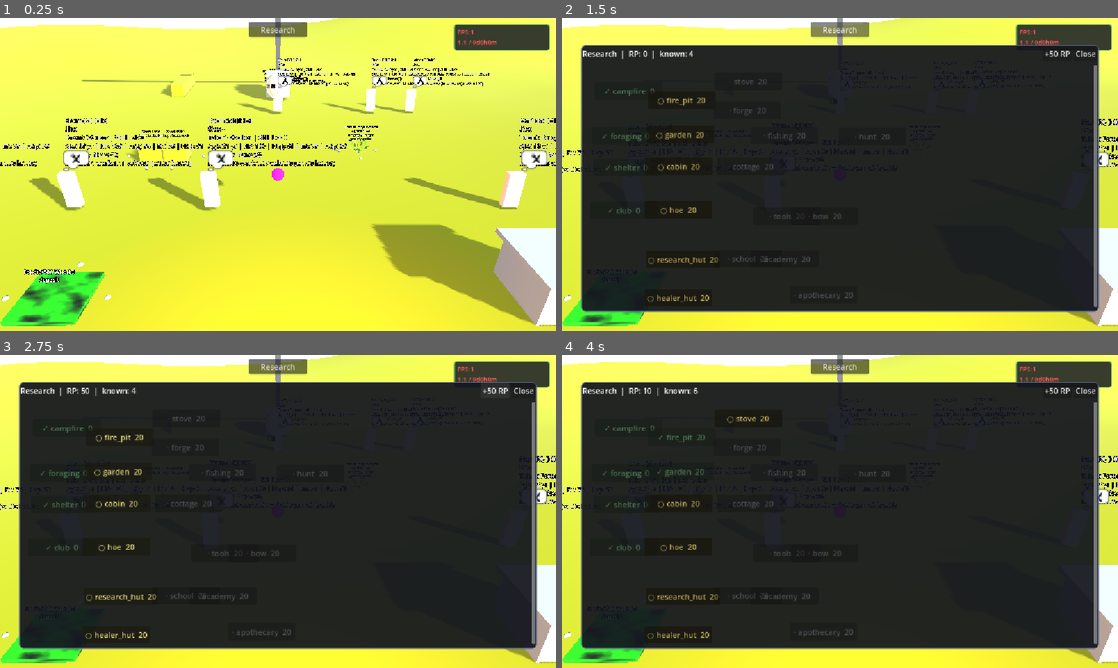
Above: before the commit, frames 1-4 (two rows, left to right).
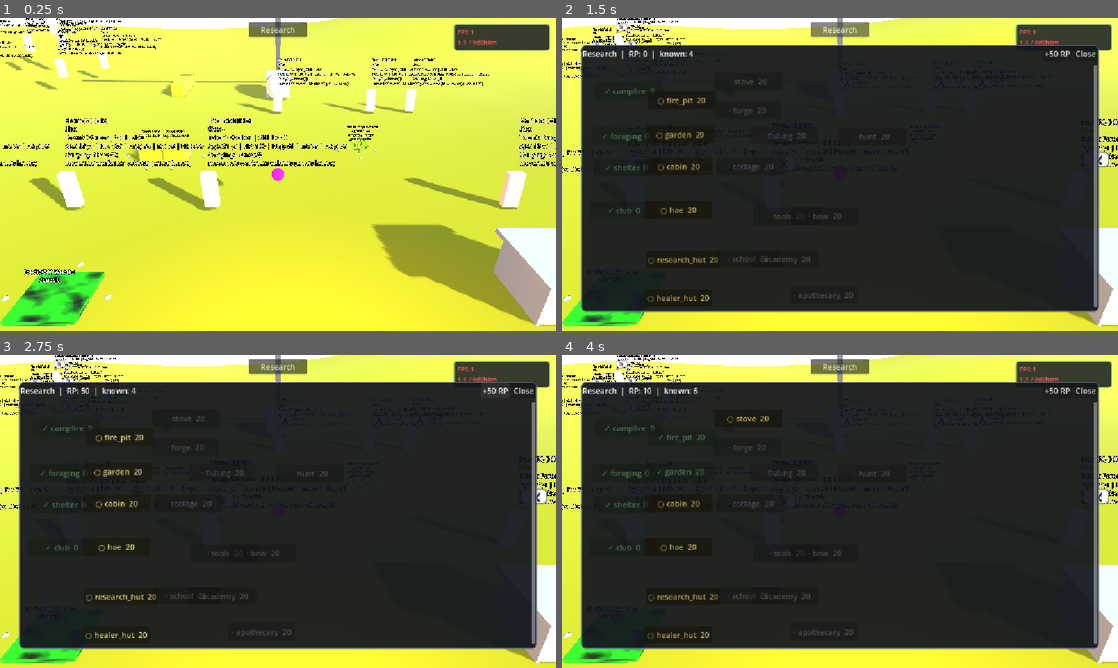
Above: after the commit, the same moments.

Repository: snowydad/Tribe
Game: Godot game, scene res://src/main/main.tscn
Two runs of this game, one before a commit and one after it. Both use one fixed random seed, a clock stepped at 60 frames per second and the inputs below. The project has no main scene, so this scene is started directly.
Inputs (mouse positions are in pixels of both pictures, inside the frame that each line leads up to):
- Up to frame 1 (0.25 s): no input
- Up to frame 2 (1.5 s): tap Enter at 0.5 s; move the mouse to (962, 158) at 0.52 s; hold D 0.53-1.25 s; tap 0 at 0.6 s; click (962, 158) at 0.67 s; click "Research" at 1.25 s
- Up to frame 3 (2.75 s): click "+50 RP" at 2 s
- Up to frame 4 (4 s): click "○ fire_pit 20" at 2.75 s; click "○ garden 20" at 3.5 s

The runs differ from the first frame. In frame 1, 2.4% of the frame differs, in the area x 0-99%, y 0-49%; in frame 2, 0.6%; in frame 3, 0.6%; in frame 4, 0.6%.

Commit message:
Optimization

Diff:
--- a/src/characters/CharacterNavigation.gd
+++ b/src/characters/CharacterNavigation.gd
@@ -1,7 +1,7 @@
 # ==============================================================================
 # CharacterNavigation.gd — HOW: path / stuck / face / RVO
 # WHAT — Decision / Task / character.start_* → go_to
-# ОБНОВЛЕНО: 2026-10-17 — extract from character.gd (94a09ca + Nav fix)
+# ОБНОВЛЕНО: 2026-10-24 — no per-frame get_path (FPS night vs day)
 # ==============================================================================
 extends Node
 class_name CharacterNavigation
@@ -78,7 +78,6 @@
 		_last_pos_xz = Vector2(host.global_position.x, host.global_position.z)
 	if agent:
 		agent.target_position = world_pos
-		call_deferred("refresh_path")
 		refresh_path()
 
 
@@ -103,9 +102,8 @@
 	var pos_xz := Vector2(current_pos.x, current_pos.z)
 	var dist_to_final: float = pos_xz.distance_to(Vector2(goal.x, goal.z))
 
-	# agent path + debug
-	agent.target_position = goal
-	var _agent_next: Vector3 = agent.get_next_path_position()
+	# НЕ каждый кадр target_position / get_path — это убивало FPS при 30 ходящих
+	# path уже в _nav_path; repath только stuck / refresh_path / go_to
 
 	if dist_to_final <= arrival_distance:
 		_stop_h(delta)
@@ -169,12 +167,8 @@
 	else:
 		_stuck_t = 0.0
 
-	var agent_path: PackedVector3Array = agent.get_current_navigation_path()
-	if not agent_path.is_empty():
-		if _nav_path.is_empty() or agent_path.size() != _nav_path.size():
-			_nav_path = agent_path
-			_nav_path_i = mini(_nav_path_i, maxi(_nav_path.size() - 1, 0))
-	elif _nav_path.is_empty():
+	# path только если пусто (редко)
+	if _nav_path.is_empty():
 		refresh_path()
 
 	var aim: Vector3 = goal
--- a/src/characters/character.gd
+++ b/src/characters/character.gd
@@ -43,6 +43,9 @@
 const ThoughtBubbleScene = preload("res://src/ui/thought_bubble.tscn")
 var _thought_ui: Node3D = null
 var _th_hunger_thr: float = 50.0
+var _th_world_cache_t: float = 0.0
+var _th_has_campfire: bool = false
+var _th_has_unbuilt_shelter: bool = false
 var _th_cfg_loaded: bool = false
 
 var _current_target_pos: Vector3 = Vector3.ZERO
@@ -319,7 +322,7 @@
 	_update_animation()
 	# DevLabel не каждый кадр — меньше аллокаций строк (важно при нескольких персах)
 	_dev_ui_timer += delta
-	if _dev_ui_timer >= 0.2:
+	if _dev_ui_timer >= 0.5:
 		_dev_ui_timer = 0.0
 		_update_dev_ui()
 		_update_thought_bubble()
@@ -505,18 +508,22 @@
 		_stop_horizontal_movement(delta)
 
 
-## Идущий толкает стоящего / более медленного
+## Идущий толкает стоящего. O(n²) → stagger 3 кадра, без move_and_slide на other
 func _push_peers(delta: float) -> void:
 	if current_state == State.DEAD or current_state == State.CARRIED or is_being_dragged:
 		return
 	if not is_on_floor():
 		return
+	# 30 персов × каждый кадр × n = смерть FPS
+	if (Engine.get_physics_frames() + int(get_instance_id())) % 3 != 0:
+		return
 	var my_spd := Vector2(velocity.x, velocity.z).length()
 	if my_spd < push_min_speed:
-		return  # стою — не толкаю
+		return
 	var tree := get_tree()
 	if tree == null:
 		return
+	var r2: float = push_radius * push_radius
 	for n in tree.get_nodes_in_group("character"):
 		if n == self or not is_instance_valid(n):
 			continue
@@ -527,25 +534,27 @@
 			continue
 		if "is_being_dragged" in other and other.is_being_dragged:
 			continue
-		var offset: Vector3 = other.global_position - global_position
-		offset.y = 0.0
-		var dist: float = offset.length()
-		if dist > push_radius or dist < 0.001:
+		var ox: float = other.global_position.x - global_position.x
+		var oz: float = other.global_position.z - global_position.z
+		var d2: float = ox * ox + oz * oz
+		if d2 > r2 or d2 < 0.000001:
 			continue
 		var other_spd := Vector2(other.velocity.x, other.velocity.z).length()
 		if other_spd >= my_spd * 0.95:
 			continue
-		var dir: Vector3 = offset / dist
+		var dist: float = sqrt(d2)
+		var dir_x: float = ox / dist
+		var dir_z: float = oz / dist
 		var w: float = 1.0 - (dist / push_radius)
-		var impulse: float = push_strength * w * my_spd * delta * 10.0
+		var impulse: float = push_strength * w * my_spd * delta * 10.0 * 3.0  # *3 из-за stagger
 		if other_spd < 0.05:
 			impulse *= 1.5
-		other.velocity.x += dir.x * impulse
-		other.velocity.z += dir.z * impulse
+		other.velocity.x += dir_x * impulse
+		other.velocity.z += dir_z * impulse
 		other.set("_pushed_t", 0.5)
-		other.move_and_slide()
-		velocity.x -= dir.x * impulse * 0.15
-		velocity.z -= dir.z * impulse * 0.15
+		# НЕ move_and_slide(other) — их physics сам сдвинет
+		velocity.x -= dir_x * impulse * 0.15
+		velocity.z -= dir_z * impulse * 0.15
 
 
 func _safe_rotate_towards(target_node, delta: float) -> void:
@@ -1855,13 +1864,8 @@
 
 
 func _has_campfire() -> bool:
-	var tree := get_tree()
-	if tree == null:
-		return false
-	for n in tree.get_nodes_in_group("campfire"):
-		if is_instance_valid(n):
-			return true
-	return false
+	_refresh_thought_world_cache()
+	return _th_has_campfire
 
 
 func _needs_campfire_thought() -> bool:
@@ -1884,17 +1888,34 @@
 
 
 func _has_unbuilt_shelter() -> bool:
+	_refresh_thought_world_cache()
+	return _th_has_unbuilt_shelter
+
+
+func _refresh_thought_world_cache() -> void:
+	# раз в 1с на перса, не каждый thought-tick
+	var now: float = Time.get_ticks_msec() * 0.001
+	if now - _th_world_cache_t < 1.0 and _th_world_cache_t > 0.0:
+		return
+	_th_world_cache_t = now
+	_th_has_campfire = false
+	_th_has_unbuilt_shelter = false
 	var tree := get_tree()
 	if tree == null:
-		return false
+		return
+	for n in tree.get_nodes_in_group("campfire"):
+		if is_instance_valid(n):
+			_th_has_campfire = true
+			break
 	for n in tree.get_nodes_in_group("shelter"):
 		if not is_instance_valid(n):
 			continue
 		if "is_built" in n and not bool(n.is_built):
-			return true
+			_th_has_unbuilt_shelter = true
+			break
 		if n.has_method("needs_wood") and bool(n.needs_wood()):
-			return true
-	return false
+			_th_has_unbuilt_shelter = true
+			break
 
 
 func get_thought_message() -> String:
--- a/src/characters/character.tscn
+++ b/src/characters/character.tscn
@@ -140,6 +140,8 @@
 avoidance_enabled = true
 height = 1.5
 radius = 0.4
+neighbor_distance = 20.0
+max_neighbors = 5
 time_horizon_agents = 2.0
 time_horizon_obstacles = 2.0
 debug_enabled = true
--- a/src/main/main.tscn
+++ b/src/main/main.tscn
@@ -153,25 +153,25 @@
 transform = Transform3D(0.9987056, 0, -0.05086355, 0, 1, 0, 0.05086355, 0, 0.9987056, -42.249386, 2.620082, 22.519714)
 
 [node name="Character19" parent="." unique_id=299664936 instance=ExtResource("2_ab7mr")]
-transform = Transform3D(1, 0, 0, 0, 1, 0, 0, 0, 1, -1, 0, 0)
+transform = Transform3D(1, 0, 0, 0, 1, 0, 0, 0, 1, -17.543312, 3.9720697, 4.6739616)
 
 [node name="Character20" parent="." unique_id=592117722 instance=ExtResource("2_ab7mr")]
-transform = Transform3D(1, 0, 0, 0, 1, 0, 0, 0, 1, -1, 0, 0)
+transform = Transform3D(1, 0, 0, 0, 1, 0, 0, 0, 1, -23.463665, 4.0612993, 6.540674)
 
 [node name="Character21" parent="." unique_id=2065735066 instance=ExtResource("2_ab7mr")]
-transform = Transform3D(1, 0, 0, 0, 1, 0, 0, 0, 1, -1, 0, 0)
+transform = Transform3D(1, 0, 0, 0, 1, 0, 0, 0, 1, -19.490076, 5.351776, 0)
 
 [node name="Character22" parent="." unique_id=1006798433 instance=ExtResource("2_ab7mr")]
-transform = Transform3D(1, 0, 0, 0, 1, 0, 0, 0, 1, -1, 0, 0)
+transform = Transform3D(1, 0, 0, 0, 1, 0, 0, 0, 1, -22.558346, 5.227289, 0)
 
 [node name="Character23" parent="." unique_id=95264035 instance=ExtResource("2_ab7mr")]
-transform = Transform3D(1, 0, 0, 0, 1, 0, 0, 0, 1, -1, 0, 0)
+transform = Transform3D(1, 0, 0, 0, 1, 0, 0, 0, 1, -27.065277, 5.0376453, 0)
 
 [node name="Character24" parent="." unique_id=1296546657 instance=ExtResource("2_ab7mr")]
-transform = Transform3D(1, 0, 0, 0, 1, 0, 0, 0, 1, -1, 0, 0)
+transform = Transform3D(1, 0, 0, 0, 1, 0, 0, 0, 1, -19.94568, 6.782195, 0)
 
 [node name="Character25" parent="." unique_id=782828564 instance=ExtResource("2_ab7mr")]
-transform = Transform3D(1, 0, 0, 0, 1, 0, 0, 0, 1, -1.4200401, 0, 0)
+transform = Transform3D(1, 0, 0, 0, 1, 0, 0, 0, 1, -16.093403, 3.7648926, 0)
 
 [node name="Character26" parent="." unique_id=124969272 instance=ExtResource("2_ab7mr")]
 transform = Transform3D(0.9987056, 0, -0.05086355, 0, 1, 0, 0.05086355, 0, 0.9987056, -43.8952, 2.620082, 22.519714)
--- a/src/ui/TechTreePanel.gd
+++ b/src/ui/TechTreePanel.gd
@@ -24,14 +24,11 @@
 func _process(delta: float) -> void:
 	if not visible:
 		return
+	# только RP в шапке — полная пересборка кнопок жрёт FPS
 	_refresh_timer += delta
-	_full_refresh_timer += delta
 	if _refresh_timer >= HEADER_REFRESH_SEC:
 		_refresh_timer = 0.0
 		_refresh_header()
-	if _full_refresh_timer >= FULL_REFRESH_SEC:
-		_full_refresh_timer = 0.0
-		_refresh()
 
 
 func _refresh_header() -> void:
--- a/src/ui/ThoughtBubble.gd
+++ b/src/ui/ThoughtBubble.gd
@@ -58,6 +58,8 @@
 
 
 func _process(_delta: float) -> void:
+	if not visible:
+		return
 	_follow_host()
 
 
@@ -110,6 +112,8 @@
 	if id.is_empty():
 		clear()
 		return
+	if id == _current_id and visible:
+		return
 	visible = true
 	var tex: Texture2D = null
 	match id:
@@ -142,3 +146,4 @@
 func clear() -> void:
 	_current_id = ""
 	visible = false
+	# process can stay; early-out when not visible
